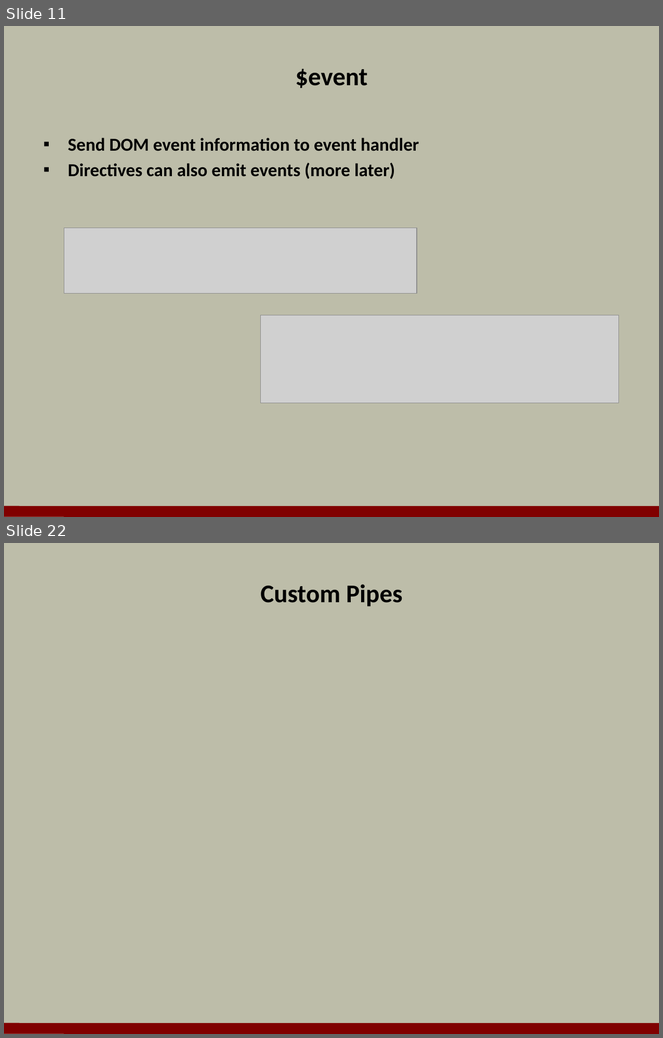
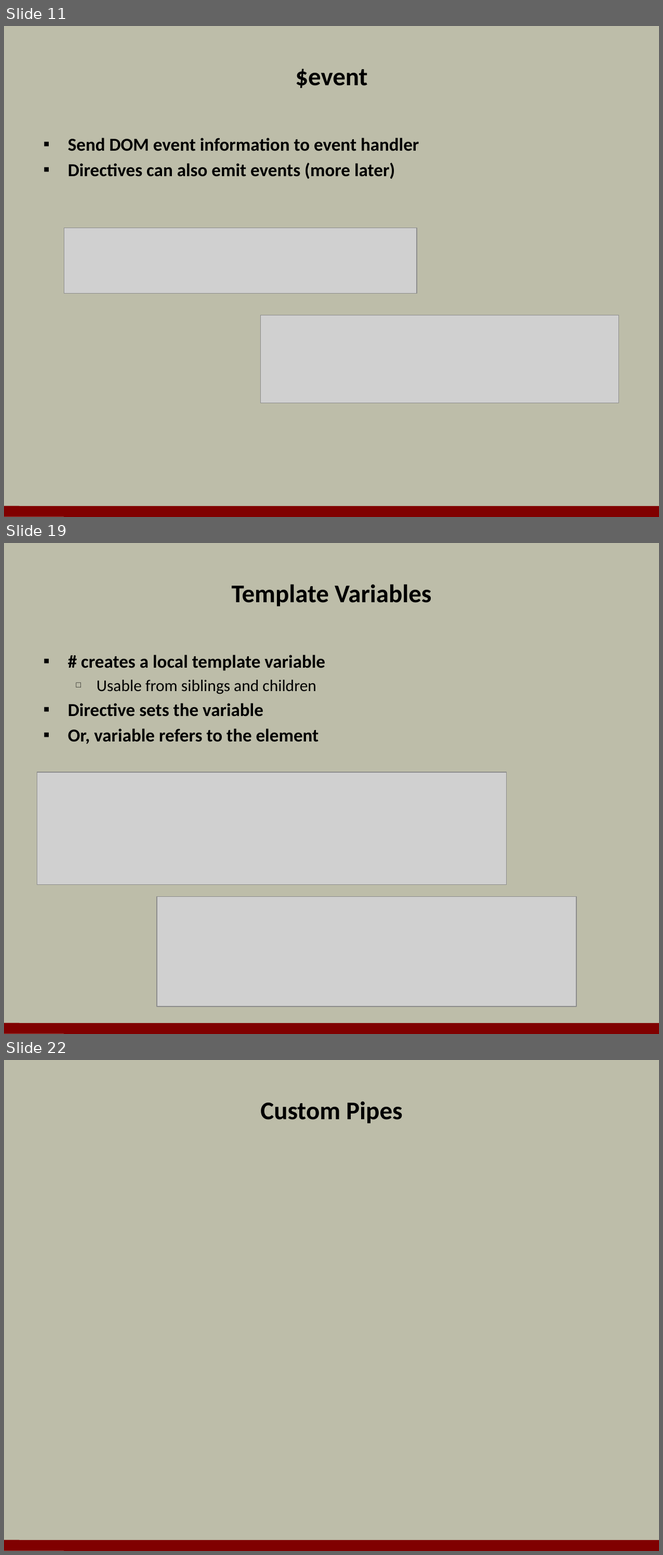
Before and after one commit to OdeToCode/classes, a slide deck: angular2/slides/05_templates.pptx. Shown one above the other, each under a label of ours: slides 11 and 22 before the commit, slides 11, 19 and 22 after it; the slides between them are not shown. The pictures are 663x1038 and 663x1555 pixels, drawn with LibreOffice and Linux fonts; fonts in the diff are those of the drawing; grey boxes stand for pictures; background and template pictures are left out. Boxes give left, top, right and bottom in pixels: in the first picture for what was removed or moved away, otherwise in the second. Text is boxed around its words. In the diff, an @@ line names an element or a change of style, - is before the commit and + after.

```diff
--- a/angular2/slides/05_templates.pptx
+++ b/angular2/slides/05_templates.pptx
@@ slide 19 added at [4, 543, 659, 1034], background #BDBDA9; not listed: 1 template element that a slide beside it also shows @@
@@ title added at [232, 584, 431, 606], 28 pt, text #000000, bold @@
+Template Variables
@@ text added at [68, 655, 325, 744], 20 pt, text #000000, bold @@
+▪ # creates a local template variable
+  □ Usable from siblings and children
+▪ Directive sets the variable
+▪ Or, variable refers to the element
@@ picture added at [37, 772, 507, 885] @@
@@ picture added at [157, 897, 577, 1007] @@
```
Also in this commit, not shown: 3 slides changed, 7 other slides added, 8 slides removed.
